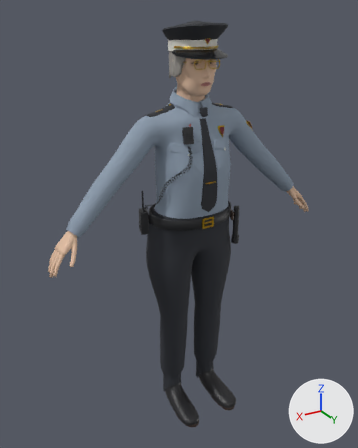
The glTF model game/assets/characters/char_security_officer_e/char_security_officer_e.glb: old version first, new version second.
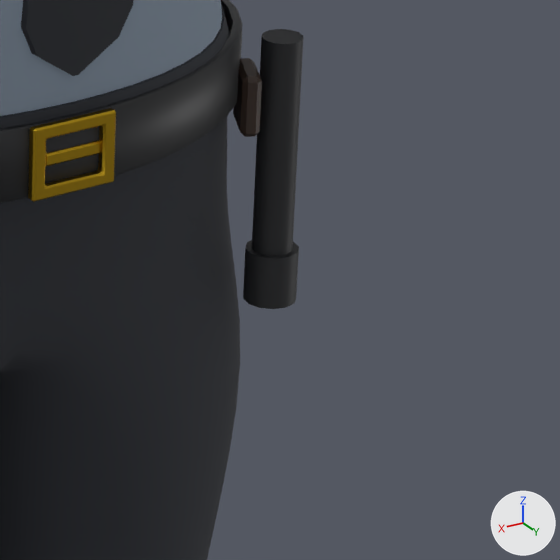
The first picture shows the older version from a camera (50 mm lens) standing at (1.055, 1.654, 1.748) and looking at (0.045, -0.029, 0.906). The close-ups show the older and then the newer version on the part from 55% to 77% of the width and 45% to 62% of the height of that picture. Only the edits that show in the close-ups are written down. Lighting does not change. The marker at lower right points along +X, +Y and +Z. Vertices at exactly the same position are counted once.

The first close-up shows 'Gear', 'Outfit'.
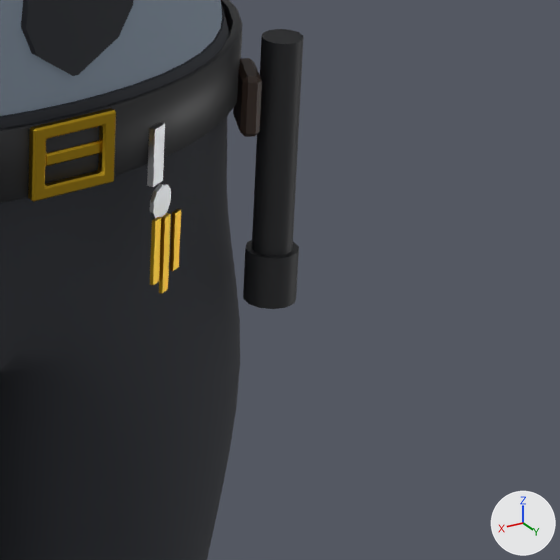
The change in detail:
Material 'M_char_metal_silver' (mat_m_char_metal_silver) is new.
Its base color is (0.456, 0.468, 0.479) (grey #b4b6b8).
Its metallic is 1.0.
Its roughness is 0.3.
me_gear is used by ob_gear; location (0.0, 0.0, 0.0).
me_gear had 1208 vertices, 2276 faces and spanned x -0.312..0.214, y -0.17..0.14, z 0.812..1.42.
me_gear now has 1284 vertices, 2404 faces and spans x -0.312..0.214, y -0.17..0.14, z 0.812..1.42.
me_gear part 1: a new loose piece of 20 vertices spanning x -0.072..-0.053, y 0.117..0.128, z 0.905..0.926, in mat_m_char_metal_silver (grey #b4b6b8).
Part 2, on me_gear:
20 vertices are added at x -0.076..-0.055, y 0.115..0.127, z 0.861..0.961.
12 new vertices lie (0.006, 0.003, 0.0) away from vertices in x -0.076..-0.059, y 0.122..0.127, z 0.861..0.908.
36 new faces join them, mat_m_brass (yellow #c9a227).
12 new faces join them, mat_m_char_metal_silver (grey #b4b6b8).
Other edits to the shape of me_gear do not show in these pictures.
me_gear gains material mat_m_char_metal_silver (grey #b4b6b8).

Where the change shows, as pixel boxes [x1, y1, x2, y2] in the close-ups (560 x 560 px):
part 1 of me_gear, added: after [150, 184, 171, 219]
part 2 of me_gear, added: after [147, 122, 181, 293]
